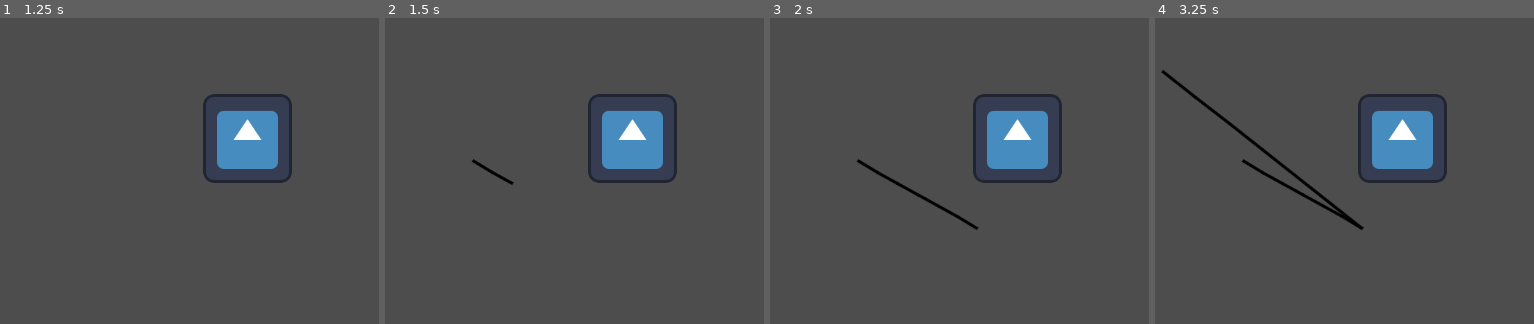
Above: before the commit, frames 1-4 (left to right).
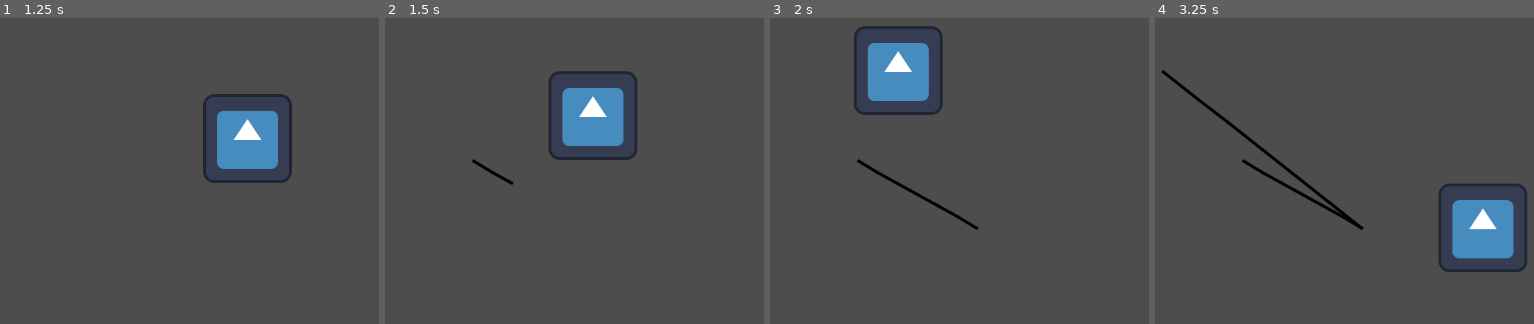
Above: after the commit, the same moments.

Repository: celyk/godot-ipad-demos
Game: Godot game, scene res://main.tscn
Same seed, same stepped clock (60 frames per second), same inputs: the game is played once before the commit and once after it. The engine's default icon, where the game draws it, is replaced by a stand-in: a white triangle on a blue panel in a dark square.
Inputs (mouse positions are in pixels of both pictures, inside the frame that each line leads up to):
- Up to frame 1 (1.25 s): tap Enter at 0.5 s; move the mouse to (outside the picture) at 0.52 s; click (outside the picture) at 0.67 s
- Up to frame 2 (1.5 s): tap Space at 1.25 s; drag from (472, 161) to (593, 229) at 1.27 s
- Up to frame 3 (2 s): no input
- Up to frame 4 (3.25 s): tap Enter at 2 s; move the mouse to (1480, 39) at 2.02 s; click (1480, 39) at 2.17 s; tap Space at 2.75 s; drag from (1363, 229) to (1162, 70) at 2.77 s

Frame 1 is identical in both runs. In frame 2, 6.1% of the frame differs, in the area x 43-78%, y 17-54%; in frame 3, 7.8%; in frame 4, 7.8%, in the area x 53-99%, y 24-84%.

Commit message:
Add pinch and zoom

Diff:
--- a/apple_pencil/main.tscn
+++ b/apple_pencil/main.tscn
@@ -1,15 +1,20 @@
-[gd_scene load_steps=4 format=3 uid="uid://bpbh6ed673ds3"]
+[gd_scene load_steps=5 format=3 uid="uid://bpbh6ed673ds3"]
 
 [ext_resource type="Script" path="res://main.gd" id="1_b45ca"]
 [ext_resource type="PackedScene" uid="uid://ojf0p1kkcf34" path="res://assets/canvas/Canvas.tscn" id="2_3at1i"]
+[ext_resource type="Script" path="res://pinch_and_zoom.gd" id="2_wru0x"]
 [ext_resource type="Texture2D" uid="uid://dmim24ntfbrh6" path="res://icon.svg" id="3_m3ejv"]
 
 [node name="main" type="Node2D"]
 script = ExtResource("1_b45ca")
 
 [node name="Camera2D" type="Camera2D" parent="."]
+ignore_rotation = false
 
 [node name="Canvas" parent="." instance=ExtResource("2_3at1i")]
 
-[node name="Icon" type="Sprite2D" parent="."]
+[node name="Node2D" type="Node2D" parent="."]
+script = ExtResource("2_wru0x")
+
+[node name="Icon" type="Sprite2D" parent="Node2D"]
 texture = ExtResource("3_m3ejv")
--- /dev/null
+++ b/apple_pencil/pinch_and_zoom.gd
@@ -0,0 +1,31 @@
+#extends Camera2D
+extends Node2D
+
+var center := Vector2(0,0)
+
+func _input(event: InputEvent) -> void:
+	if event is InputEventScreenDrag:# and not is_stylus(event):
+		#if event.index == 0: event.index = 1
+
+		if event.index == 0:
+			center = event.position
+			global_position -= event.relative
+		if event.index == 1:
+			global_transform = _get_pinch_transform(
+				_screen_to_local(center),
+				_screen_to_local(event.position-event.relative),
+				_screen_to_local(center),
+				_screen_to_local(event.position)) * global_transform
+
+# This is a transformation which takes line (from_a,from_b) to line (to_a,to_b)
+func _get_pinch_transform(from_a : Vector2, from_b : Vector2, to_a : Vector2, to_b : Vector2) -> Transform2D:
+	return (_get_line_transform(to_a, to_b) * _get_line_transform(from_a, from_b).affine_inverse())
+
+func _get_line_transform(a : Vector2, b : Vector2):
+	return Transform2D(b-a, Vector2(-(b.y-a.y), b.x-a.x), a)
+
+func _screen_to_local(p:Vector2) -> Vector2:
+	return get_parent().make_canvas_position_local(p)
+
+func is_stylus(event: InputEvent) -> bool:
+	return not is_nan(event.pressure)
